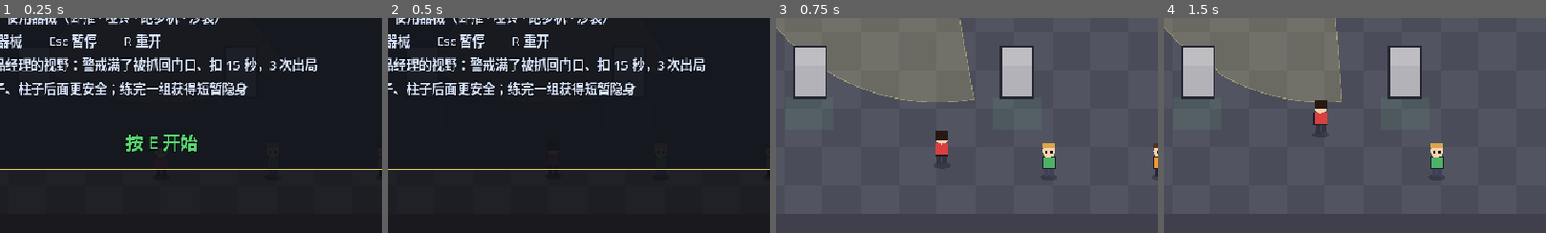
Above: before the commit, frames 1-4 (left to right).
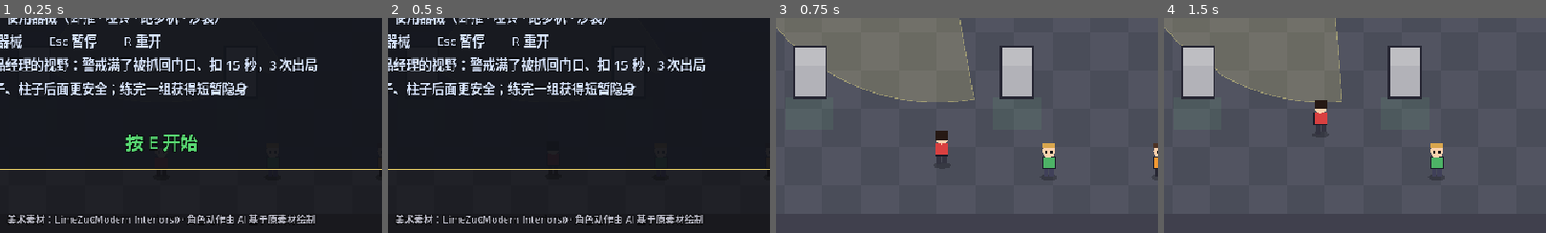
Above: after the commit, the same moments.

Repository: Astro-wen/ultimate-gym-championship
Game: Godot game, scene res://scenes/main.tscn
The game is run twice, just before and just after one commit, with the same random seed, the same clock (stepped at 60 frames per second) and the same inputs.
Inputs (mouse positions are % of the whole screen's width and height, from its top left):
- Up to frame 1 (0.25 s): no input
- Up to frame 2 (0.5 s): no input
- Up to frame 3 (0.75 s): tap Enter at 0.5 s; move the mouse to (72, 45) at 0.52 s; hold D (move_right) from 0.53 s (still down); hold E (interact) from 0.53 s (still down); click (72, 45) at 0.67 s
- Up to frame 4 (1.5 s): release D (move_right) at 1.25 s; release E (interact) at 1.25 s; drag from (30, 55) to (9, 60) at 1.27 s
The pictures show only the part of the screen within x 29-79%, y 50-100%; the shares and areas given below are measured in that part.

The runs differ from the first frame. In frame 1, 1.5% of the frame differs, in the area x 2-83%, y 91-96%; in frame 2, 1.5%; in frame 3, nothing differs; in frame 4, nothing differs.

Commit message:
feat: per-character exercise pose sprites (v2 lookup) + LimeZu credits
- ActorVisual.pose_char: each actor loads its own pose strip from
  assets/characters/generated/v2 when present; falls back to the shared
  player poses (NPCs: shirt-recolor shader)
- credits for LimeZu Modern Interiors on the title screen and in README
- OPUS_BRIEF: LimeZu character frames may be sent to Codex as references
  (user-authorized 2026-10-20), never committed

Co-Authored-By: Claude Opus 5.5 <noreply@anthropic.com>

Diff:
--- a/scripts/actors/actor_visual.gd
+++ b/scripts/actors/actor_visual.gd
@@ -13,6 +13,9 @@
 var use_pose_art: bool = false
 ## NPCs reuse the player's pose art with the white shirt recolored to theirs.
 var shirt_swap: bool = false
+## Character id for per-character pose strips (see LocalArt.pose_path).
+var pose_char: StringName = &""
+var _own_poses: Dictionary = {}   # StringName station id -> Texture2D (or null)
 var _walk_t: float = 0.0
 var _swap_on: bool = false
 
@@ -46,7 +49,7 @@
 	if actor == null:
 		return
 	_ensure_swap_material()
-	var want: bool = shirt_swap and actor.station != null
+	var want: bool = shirt_swap and actor.station != null and _own_pose(actor.station.data) == null
 	if want != _swap_on and material is ShaderMaterial:
 		_swap_on = want
 		var m: ShaderMaterial = material
@@ -161,11 +164,13 @@
 
 func _draw_pose(d: StationData) -> void:
 	var t: float = clampf(actor.pose_amount, 0.0, 1.0)
-	if use_pose_art and d.pose_texture != null and d.pose_frames > 0:
+	var own: Texture2D = _own_pose(d)
+	var tex: Texture2D = own if own != null else (d.pose_texture if use_pose_art else null)
+	if tex != null and d.pose_frames > 0:
 		var n: int = d.pose_frames
 		var frame: int = (int(t * n) % n) if d.pose_loop else clampi(int(round(t * float(n - 1))), 0, n - 1)
 		var fs := Vector2(d.pose_frame_size)
-		draw_texture_rect_region(d.pose_texture, Rect2(-d.pose_anchor, fs), Rect2(Vector2(frame * fs.x, 0), fs))
+		draw_texture_rect_region(tex, Rect2(-d.pose_anchor, fs), Rect2(Vector2(frame * fs.x, 0), fs))
 		return
 	if walk_sheet != null:
 		_draw_pose_sheet(d, t)
@@ -206,3 +211,12 @@
 			draw_circle(Vector2(8 + reach, -22), 3.5, Color(0.85, 0.15, 0.15))
 		_:
 			_draw_standing()
+
+
+## This character's own pose strip for station `d` (v2 art), cached; null if absent.
+func _own_pose(d: StationData) -> Texture2D:
+	if pose_char == &"" or d == null:
+		return null
+	if not _own_poses.has(d.id):
+		_own_poses[d.id] = LocalArt.tex(LocalArt.pose_path(pose_char, d))
+	return _own_poses[d.id]
--- a/scripts/core/local_art.gd
+++ b/scripts/core/local_art.gd
@@ -31,3 +31,8 @@
 	v.walk_cell = CHAR_CELL
 	v.walk_origin = Vector2i((index % 4) * 3, (index / 4) * 4)
 	return true
+
+
+## Per-character exercise pose strip (committed art, derived from LimeZu refs).
+static func pose_path(char_id: StringName, d: StationData) -> String:
+	return "res://assets/characters/generated/v2/char_%s_%s_%df_ai_v2.png" % [char_id, d.id, d.pose_frames]
--- a/scripts/core/main.gd
+++ b/scripts/core/main.gd
@@ -4,9 +4,9 @@
 ## Placeholder colors (used when the licensed character sheets are absent)
 ## and walk-sheet skins [set, index] (used when present).
 const GOER_LOOKS: Array[Dictionary] = [
-	{"body": Color(0.85, 0.25, 0.25), "legs": Color(0.2, 0.2, 0.25), "hair": Color(0.15, 0.1, 0.08), "skin": [0, 0]},
-	{"body": Color(0.3, 0.7, 0.4), "legs": Color(0.25, 0.25, 0.35), "hair": Color(0.85, 0.65, 0.3), "skin": [0, 2]},
-	{"body": Color(0.95, 0.6, 0.2), "legs": Color(0.15, 0.15, 0.2), "hair": Color(0.3, 0.2, 0.15), "skin": [3, 0]},
+	{"body": Color(0.85, 0.25, 0.25), "legs": Color(0.2, 0.2, 0.25), "hair": Color(0.15, 0.1, 0.08), "skin": [0, 0], "pose": &"goer_red"},
+	{"body": Color(0.3, 0.7, 0.4), "legs": Color(0.25, 0.25, 0.35), "hair": Color(0.85, 0.65, 0.3), "skin": [0, 2], "pose": &"goer_green"},
+	{"body": Color(0.95, 0.6, 0.2), "legs": Color(0.15, 0.15, 0.2), "hair": Color(0.3, 0.2, 0.15), "skin": [3, 0], "pose": &"goer_blue"},
 ]
 const PLAYER_SKIN: Array[int] = [0, 6]
 const PM_SKIN: Array[int] = [1, 0]
@@ -31,6 +31,7 @@
 	player.facing = Vector2.UP
 	level.world.add_child(player)
 	LocalArt.apply_skin(player.visual, PLAYER_SKIN[0], PLAYER_SKIN[1])
+	player.visual.pose_char = &"player"
 	_spawn_npcs()
 	hud = Hud.new()
 	hud.player = player
@@ -52,6 +53,7 @@
 		g.hair_color = look["hair"]
 		level.world.add_child(g)
 		LocalArt.apply_skin(g.visual, look["skin"][0], look["skin"][1])
+		g.visual.pose_char = look["pose"]
 	var pm := Patroller.new()
 	pm.name = "ProductManager"
 	pm.level = level
--- a/scripts/ui/hud.gd
+++ b/scripts/ui/hud.gd
@@ -159,6 +159,7 @@
 		_text(Vector2(x + 40, 215 + i * 30), lines[i], 16, Color(0.85, 0.9, 1.0))
 	var blink: bool = int(Time.get_ticks_msec() / 500) % 2 == 0
 	_text(Vector2(x, 435), "按 E 开始" if blink else "", 22, GOOD, HORIZONTAL_ALIGNMENT_CENTER, r.size.x)
+	_text(Vector2(0, vp.y - 12), "美术素材：LimeZu《Modern Interiors》 · 角色动作由 AI 基于原素材绘制", 12, Color(0.75, 0.75, 0.8), HORIZONTAL_ALIGNMENT_CENTER, vp.x)
 
 
 func _draw_results(vp: Vector2) -> void:
Not shown, changed: README.md
Not shown, changed: docs/OPUS_BRIEF.md
